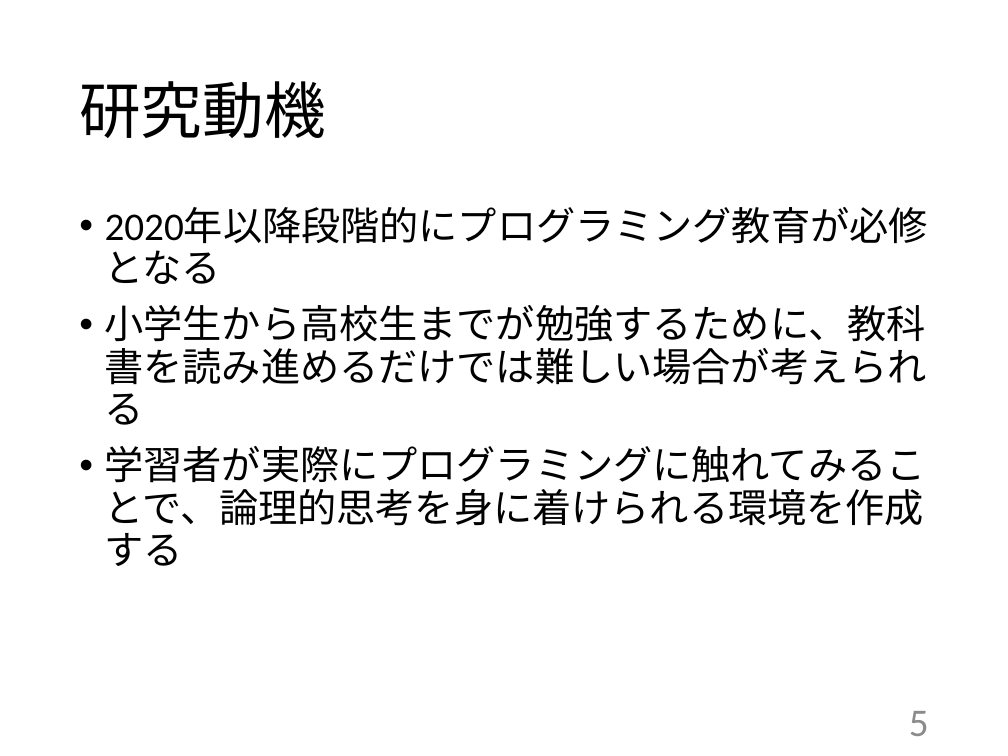
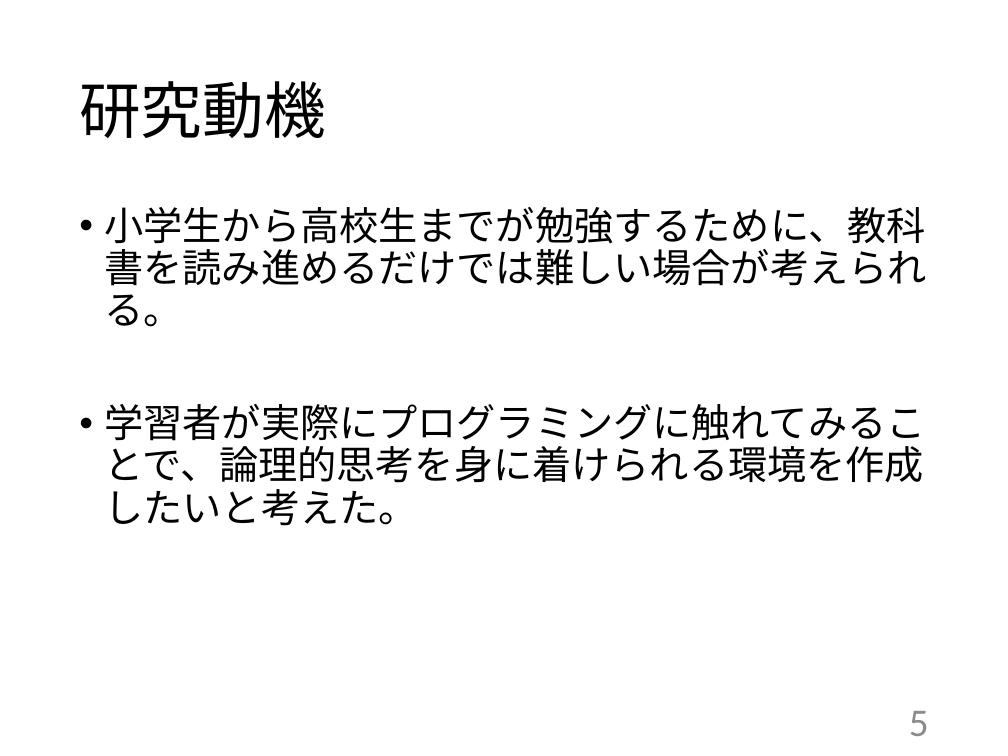
Before and after one commit to kait-takanolab/1821121-shimaoka-thesis, a slide deck: slide 5 of 1821121_shimaoka_tyuukan.pptx. Drawn at 1008x756 pixels with LibreOffice and Linux fonts; fonts in the diff are those of the drawing. Boxes give left, top, right and bottom in pixels: in the first picture for what was removed or moved away, otherwise in the second. Text is boxed around its words. In the diff, an @@ line names an element or a change of style, - is before the commit and + after.

```diff
--- a/1821121_shimaoka_tyuukan.pptx
+++ b/1821121_shimaoka_tyuukan.pptx
@@ text at bbox=[105, 207, 927, 526]: text changed @@
-• 2020年以降段階的にプログラミング教育が必修となる
-• 小学生から高校生までが勉強するために、教科書を読み進めるだけでは難しい場合が考えられる
-• 学習者が実際にプログラミングに触れてみることで、論理的思考を身に着けられる環境を作成する
+• 小学生から高校生までが勉強するために、教科書を読み進めるだけでは難しい場合が考えられる。
+• 学習者が実際にプログラミングに触れてみることで、論理的思考を身に着けられる環境を作成したいと考えた。
```
Also in this commit, not shown: 6 other slides changed.
